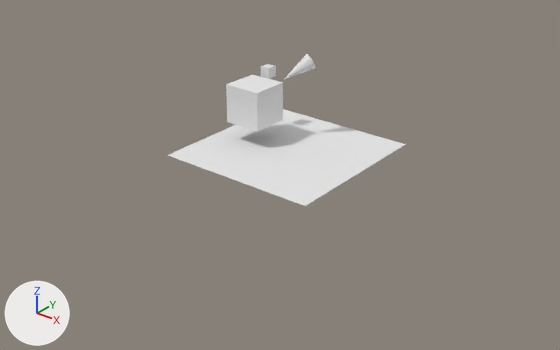
A saved change to the Blender file blender/scene.blend.
Both versions are drawn from a 50 mm lens placed at (21.8, -27.9, 15.7), pointed at (0.6, -1.4, -0.7). Every picture has the same lights, and +X, +Y and +Z are marked at lower left.
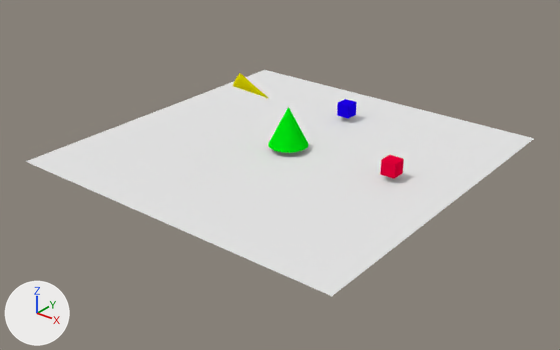
Scene script edits in JSON lines:
```json
{"op": "add", "block": "mat_material_002", "code": ["mat_material_002 = diffuse_material('Material.002')", "mat_material_002.base_color = (0.8, 0.0, 0.0414)  # red #e70039"]}
{"op": "add", "block": "mat_material_007", "code": ["mat_material_007 = diffuse_material('Material.007')", "mat_material_007.base_color = (0.8, 0.721, 0.0)  # yellow #e7dd00"]}
{"op": "add", "block": "mat_material_003", "code": ["mat_material_003 = diffuse_material('Material.003')", "mat_material_003.base_color = (0.0103, 0.0, 0.8)  # blue #1a00e7"]}
{"op": "add", "block": "mat_material_004", "code": ["mat_material_004 = diffuse_material('Material.004')", "mat_material_004.base_color = (0.0, 0.8, 0.00526)  # green #00e710"]}
{"block": "me_cube_001", "where": "me_cube_001.from_pydata(...)  # 8 vertices, 6 faces; spans x -1.0..1.0, y -1.0..1.0, z -1.0..1.0"}
{"op": "add", "block": "me_cube_001", "code": "me_cube_001.materials.append(mat_material_002)  # red #e70039"}
{"block": "me_cone", "where": "me_cone.from_pydata(...)  # 33 vertices, 33 faces; spans x -1.0..1.0, y -1.0..1.0, z -1.0..1.0"}
{"op": "add", "block": "me_cone", "code": "me_cone.materials.append(mat_material_007)  # yellow #e7dd00"}
{"op": "add", "block": "me_cube_003", "code": ["me_cube_003 = bpy.data.meshes.new('Cube.003')", "me_cube_003.from_pydata(...)  # a box spanning x -1.0..1.0, y -1.0..1.0, z -1.0..1.0", "me_cube_003.materials.append(mat_material_003)  # blue #1a00e7"]}
{"op": "add", "block": "me_cone_001", "code": ["me_cone_001 = bpy.data.meshes.new('Cone.001')", "me_cone_001.from_pydata(...)  # a 32-sided cone pointing to +z spanning x -1.0..1.0, y -1.0..1.0, z -1.0..1.0", "me_cone_001.materials.append(mat_material_004)  # green #00e710"]}
{"op": "set", "path": "ob_plane.scale", "old": "(4.24, 4.24, 4.24)", "new": "(-9.02, -9.02, -9.02)"}
{"op": "remove", "block": "ob_cube", "code": ["ob_cube = bpy.data.objects.new('Cube', me_cube)", "ob_cube.location = (-2.14, 0.0, 2.0)"]}
{"op": "set", "path": "ob_cube_001.location", "old": "(-2.61, 1.63, 3.12)", "new": "(5.76, 0.32, 0.64)"}
{"op": "set", "path": "ob_cube_001.scale", "old": "(0.276, 0.276, 0.276)", "new": "(0.368, 0.368, 0.368)"}
{"op": "set", "path": "ob_cone.location", "old": "(-0.73, 1.64, 3.55)", "new": "(-1.25, -1.16, 3.22)"}
{"op": "set", "path": "ob_cone.rotation_euler", "old": "(0.785, -2.356, 0.0)", "new": "(-2.455, 0.819, -1.613)", "note": "degrees (45, -135, 0) -> degrees (-141, 47, -92)"}
{"op": "set", "path": "ob_cone.scale", "old": "(0.436, 0.436, 0.84)", "new": "(0.361, 0.361, 0.919)"}
{"op": "add", "block": "ob_cube_003", "code": ["ob_cube_003 = bpy.data.objects.new('Cube.003', me_cube_003)", "ob_cube_003.location = (0.0, 5.12, 0.64)", "ob_cube_003.scale = (0.368, 0.368, 0.368)"]}
{"op": "add", "block": "ob_cone_001", "code": ["ob_cone_001 = bpy.data.objects.new('Cone.001', me_cone_001)", "ob_cone_001.location = (0.0, 0.0, 1.29)"]}
```

Where the change shows, as pixel boxes [x1, y1, x2, y2] in the pictures (560 x 350 px):
```json
{"object": "Plane", "change": "rescaled", "before": [168, 109, 406, 206], "after": [26, 70, 534, 296], "on screen": "113% wider, 132% taller"}
{"object": "Cube", "change": "deleted", "before": [226, 74, 283, 132]}
{"object": "Cone.001", "change": "added", "after": [268, 107, 308, 153], "on screen": "green"}
{"object": "Cube.001", "change": "recoloured, moved, rescaled", "before": [261, 64, 276, 79], "after": [380, 155, 404, 179], "on screen": "56% wider, 56% taller"}
{"object": "Cone", "change": "recoloured, moved, turned, rescaled", "before": [284, 54, 316, 79], "after": [233, 73, 268, 98]}
{"object": "Cube.003", "change": "added", "after": [337, 99, 357, 119]}
```
